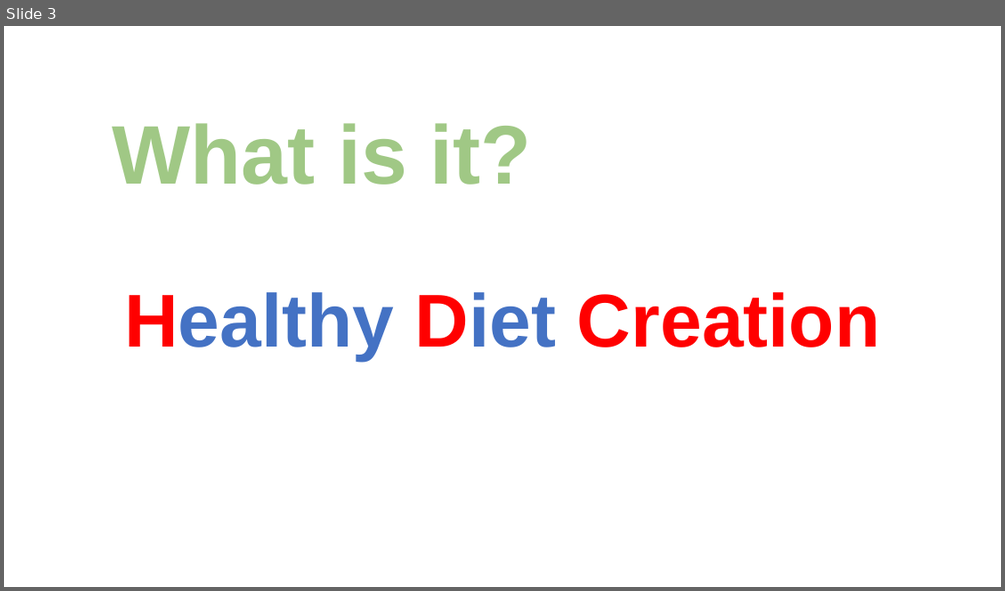
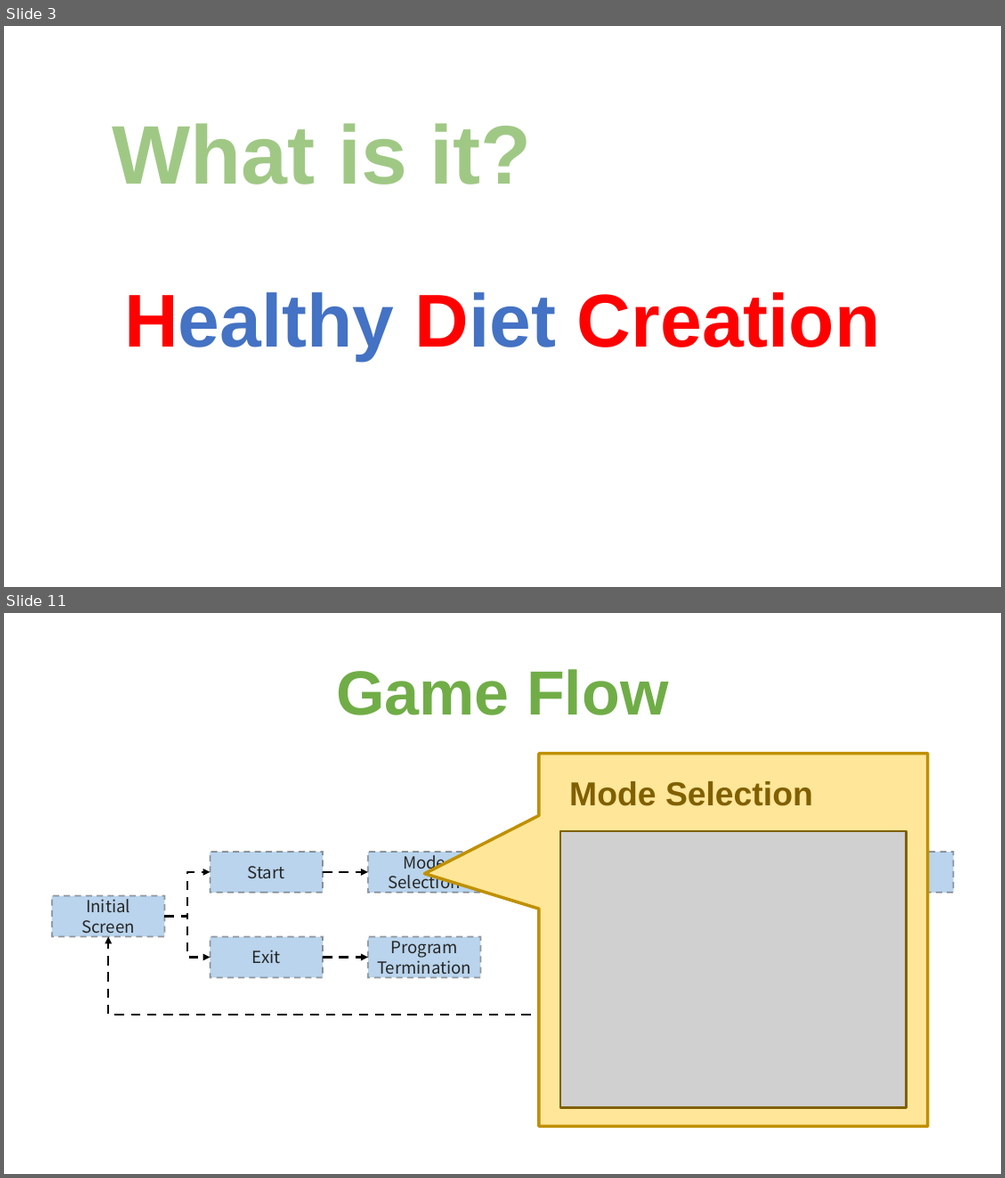
Before and after one commit to klustar/sanhak, a slide deck: 산학프로젝트_국방색순대국밥.pptx. Shown one above the other, each under a label of ours: slide 3 before the commit, slides 3 and 11 after it; the slides between them are not shown. The pictures are 1005x591 and 1005x1178 pixels, drawn with LibreOffice and Linux fonts; fonts in the diff are those of the drawing; grey boxes stand for pictures; background and template pictures are left out. Boxes give left, top, right and bottom in pixels: in the first picture for what was removed or moved away, otherwise in the second. Text is boxed around its words. In the diff, an @@ line names an element or a change of style, - is before the commit and + after.

```diff
--- a/산학프로젝트_국방색순대국밥.pptx
+++ b/산학프로젝트_국방색순대국밥.pptx
@@ slide 11 added at [4, 613, 1001, 1174], background picture (left out) @@
@@ text added at [336, 669, 668, 715], 60 pt, text #70AD47, bold @@
+Game Flow
@@ speech box added at [539, 754, 928, 1126], fill #FFE699, outline #BF9000 3 pt @@
@@ rectangle added at [557, 768, 826, 817], fill #FFE699, outline #FFE699 2 pt, 32 pt, text #806000, bold @@
+Mode Selection
@@ picture added at [560, 831, 906, 1108] @@
@@ group added at [52, 852, 954, 1014]: 7 rectangles, 3 elbow arrows, 3 arrows @@
+Initial Screen
+Start
+Exit
+Program Termination
+Mode Selection
+Round Selection
+Results occur
```
Also in this commit, not shown: 9 slides changed, 4 other slides added, 2 slides removed, 4 other files.
